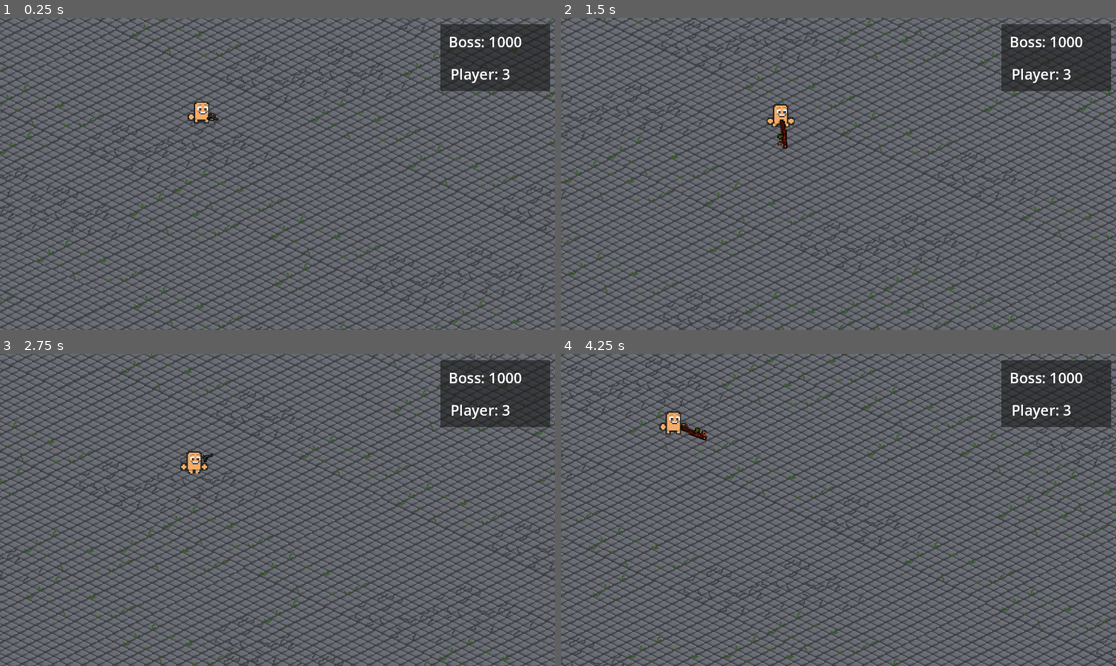
Above: before the commit, frames 1-4 (two rows, left to right).
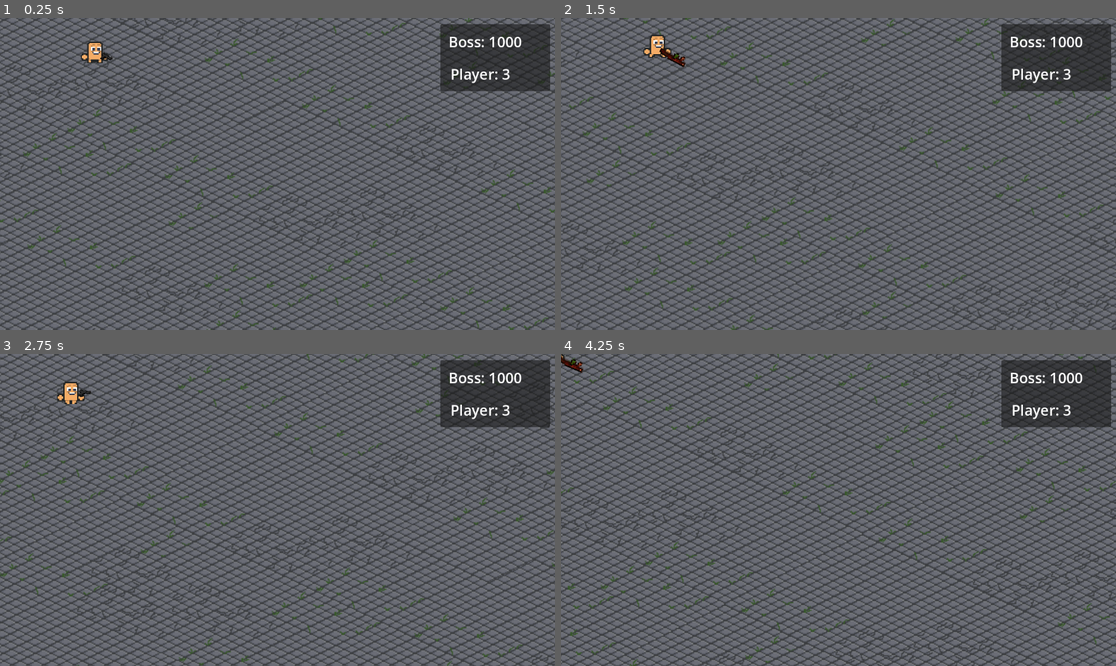
Above: after the commit, the same moments.

Repository: Aartwoo0/fgj24_laughgame
Game: Godot game, scene res://Scenes/Levels/Main.tscn
Two runs of this game, one before a commit and one after it. Both use one fixed random seed, a clock stepped at 60 frames per second and the inputs below.
Inputs (mouse positions are in pixels of both pictures, inside the frame that each line leads up to):
- Up to frame 1 (0.25 s): no input
- Up to frame 2 (1.5 s): tap Enter at 0.5 s; move the mouse to (960, 158) at 0.52 s; hold D (move_right) 0.53-1.28 s; tap Space (next_weapon) at 0.6 s; move the mouse to (727, 189) at 1.27 s; hold S (move_down) from 1.28 s (still down); click (727, 189) at 1.35 s
- Up to frame 3 (2.75 s): move the mouse to (333, 441) at 2.02 s; release S (move_down) at 2.03 s; hold D (move_right) from 2.03 s (still down); tap Space (next_weapon) at 2.1 s
- Up to frame 4 (4.25 s): move the mouse to (810, 572) at 2.77 s; release D (move_right) at 2.78 s; hold W (move_up) 2.78-3.53 s; click (810, 572) at 2.85 s; move the mouse to (1005, 556) at 3.52 s; hold A (move_left) from 3.53 s (still down); tap Space (next_weapon) at 3.6 s

The runs differ from the first frame. In frame 1, 45% of the frame differs, in the area x 0-100%, y 0-100%; in frame 2, 46%; in frame 3, 46%; in frame 4, 47%.

Commit message:
Fix

Diff:
--- a/Scenes/Components/bullet.tscn
+++ b/Scenes/Components/bullet.tscn
@@ -38,7 +38,6 @@
 
 [node name="Jacket" type="AnimatedSprite2D" parent="."]
 texture_filter = 1
-scale = Vector2(3, 3)
 sprite_frames = SubResource("SpriteFrames_btbnc")
 
 [node name="Shape" type="CollisionShape2D" parent="."]
--- a/Src/LookPoint.gd
+++ b/Src/LookPoint.gd
@@ -7,6 +7,6 @@
 # Called every frame. 'delta' is the elapsed time since the previous frame.
 func _process(delta):
 	# Divided by 4.0, why? Who knows! :D
-	var screenSize : Vector2 = -(DisplayServer.screen_get_size()/3.0)
+	var screenSize : Vector2 = -(DisplayServer.screen_get_size()/4.0)
 	self.position = screenSize+(($"../Player".position*3+get_global_mouse_position())/4.0)
 	#print(self.position)
